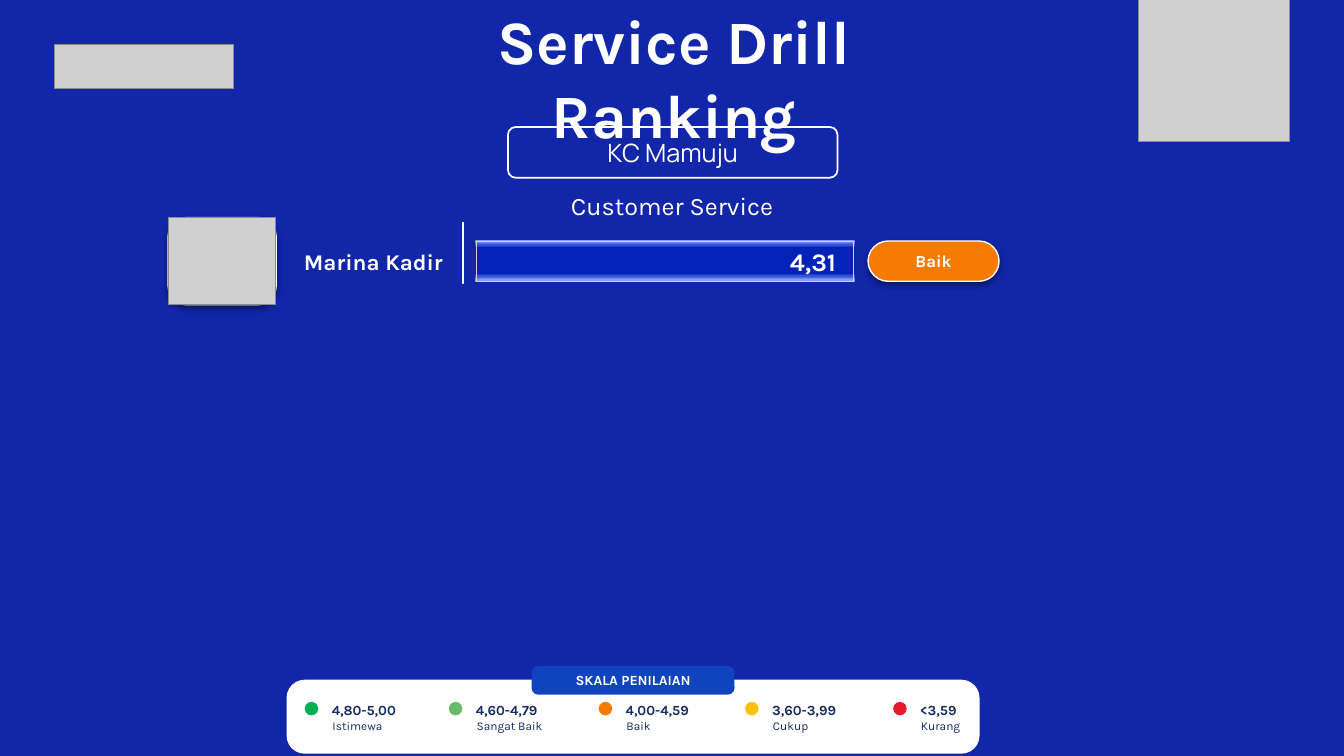
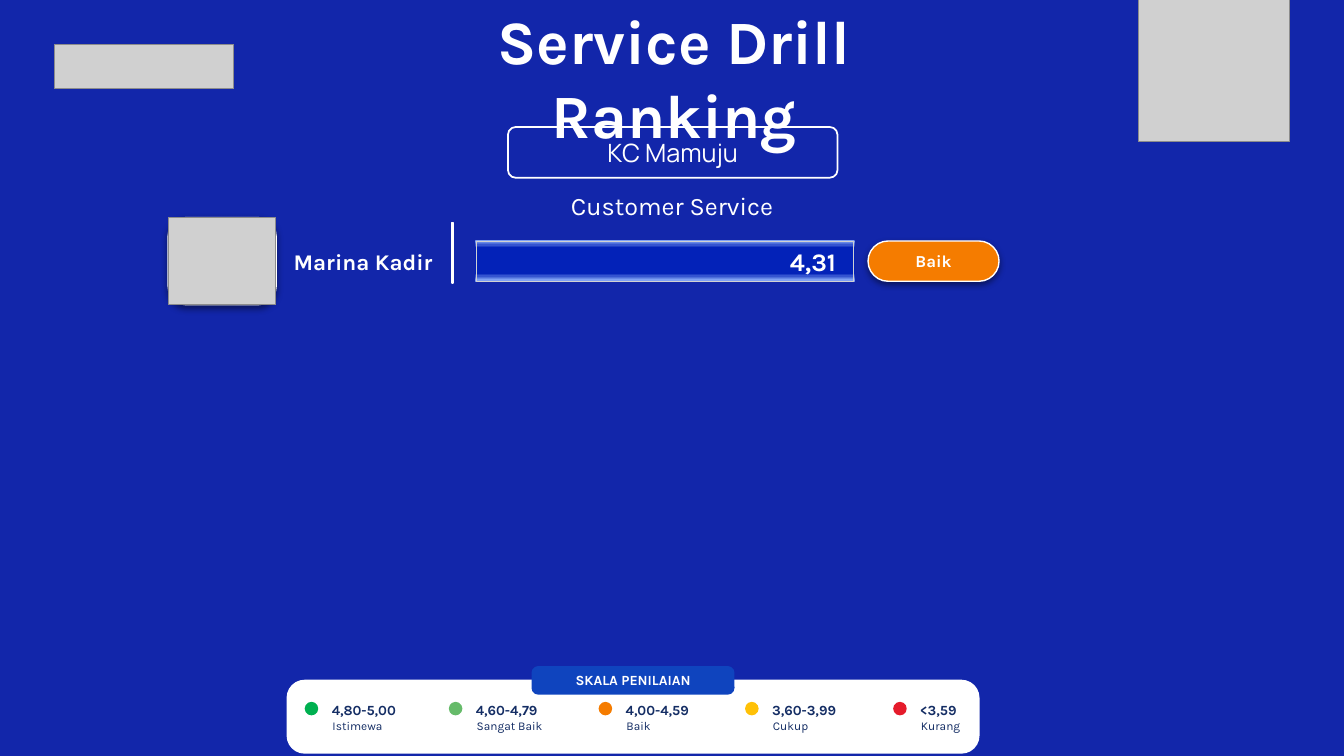
Before and after one commit to hengkiyudijanto/btn-sip, a slide deck: slide 2 of uji-jarak.pptx. Drawn at 1344x756 pixels with LibreOffice and Linux fonts; fonts in the diff are those of the drawing; grey boxes stand for pictures; background and template pictures are left out. Boxes give left, top, right and bottom in pixels: in the first picture for what was removed or moved away, otherwise in the second. Text is boxed around its words. In the diff, an @@ line names an element or a change of style, - is before the commit and + after.

```diff
--- a/uji-jarak.pptx
+++ b/uji-jarak.pptx
@@ text "Marina Kadir": place and size @@
-text "Marina Kadir" at [304,254,442,271]
+text "Marina Kadir" at [294,254,432,271]
@@ rectangle: place and size @@
-rectangle at [463,223,464,283]
+rectangle at [453,223,454,283]
```
Also in this commit, not shown: 1 other slide changed, 4 other files.
